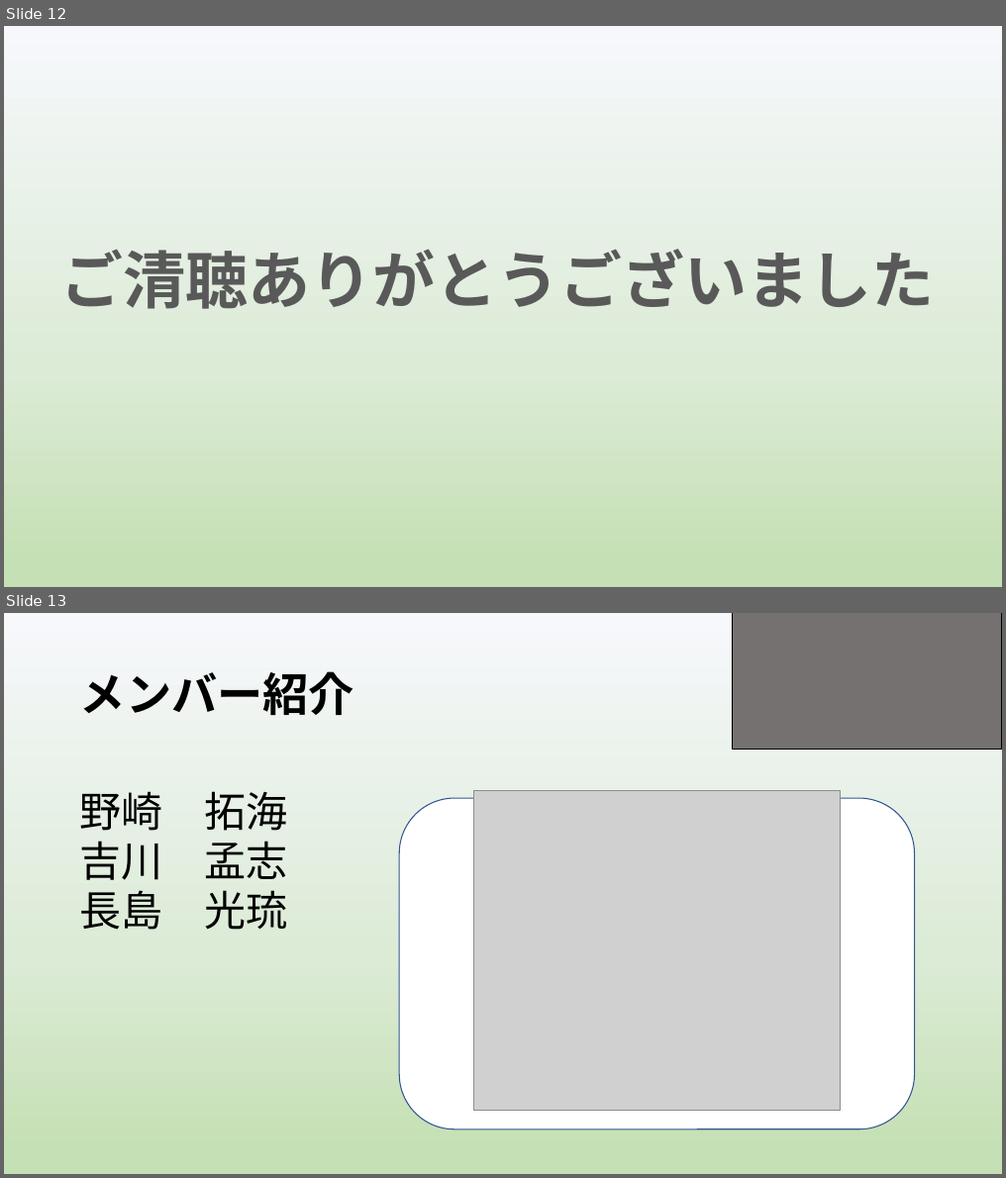
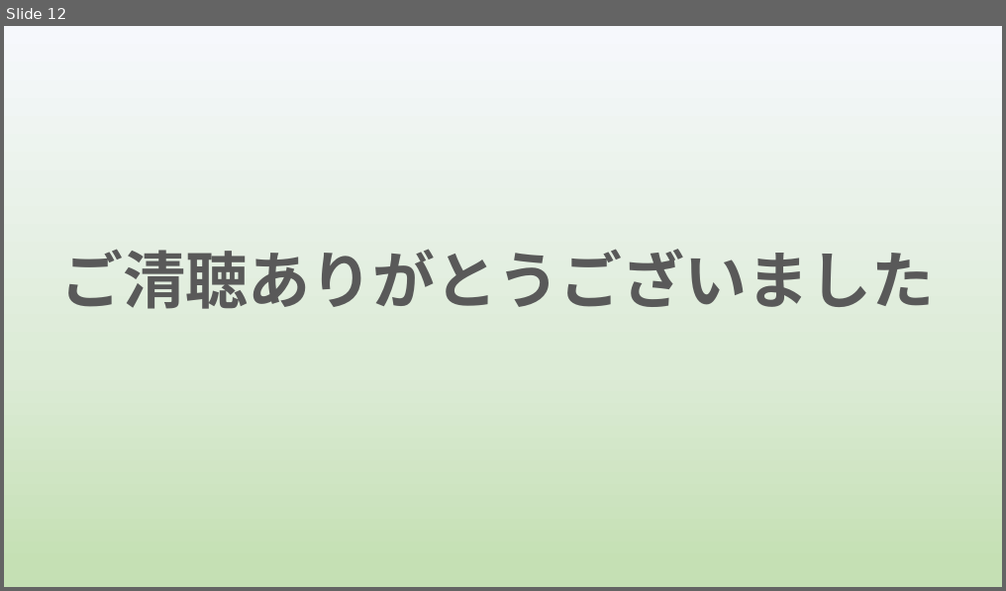
Before and after one commit to yoshitake266/bitComposer_prj, a slide deck: presentation/graduation/bit Composer3 .pptx. Shown one above the other, each under a label of ours: slides 12 and 13 before the commit, slide 12 after it. The pictures are 1006x1178 and 1006x591 pixels, drawn with LibreOffice and Linux fonts; fonts in the diff are those of the drawing; grey boxes stand for pictures. Boxes give left, top, right and bottom in pixels: in the first picture for what was removed or moved away, otherwise in the second. Text is boxed around its words. In the diff, an @@ line names an element or a change of style, - is before the commit and + after.

```diff
--- a/presentation/graduation/bit Composer3 .pptx
+++ b/presentation/graduation/bit Composer3 .pptx
@@ slide 13 removed at <box>4,613,1002,1174</box>, background gradient #F6F8FC to #DCEBD6 to #C5E0B4 @@
@@ rectangle removed at <box>733,613,1002,750</box> @@
@@ title removed at <box>80,671,354,715</box> @@
-メンバー紹介
@@ picture removed at <box>473,790,841,1110</box> @@
@@ text removed at <box>80,791,288,930</box> @@
-野崎 拓海
-吉川 孟志
-長島 光琉
@@ rounded rectangle removed at <box>399,798,915,1130</box> @@
```
Also in this commit, not shown: 10 slides changed, 1 slide added, 6 other slides removed.
